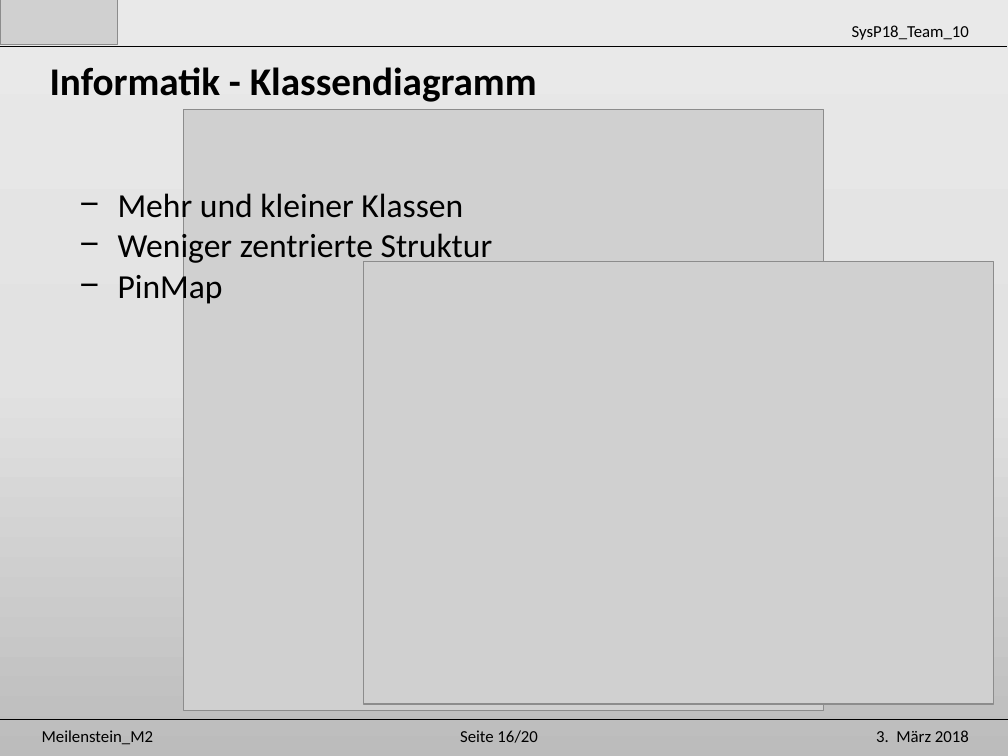
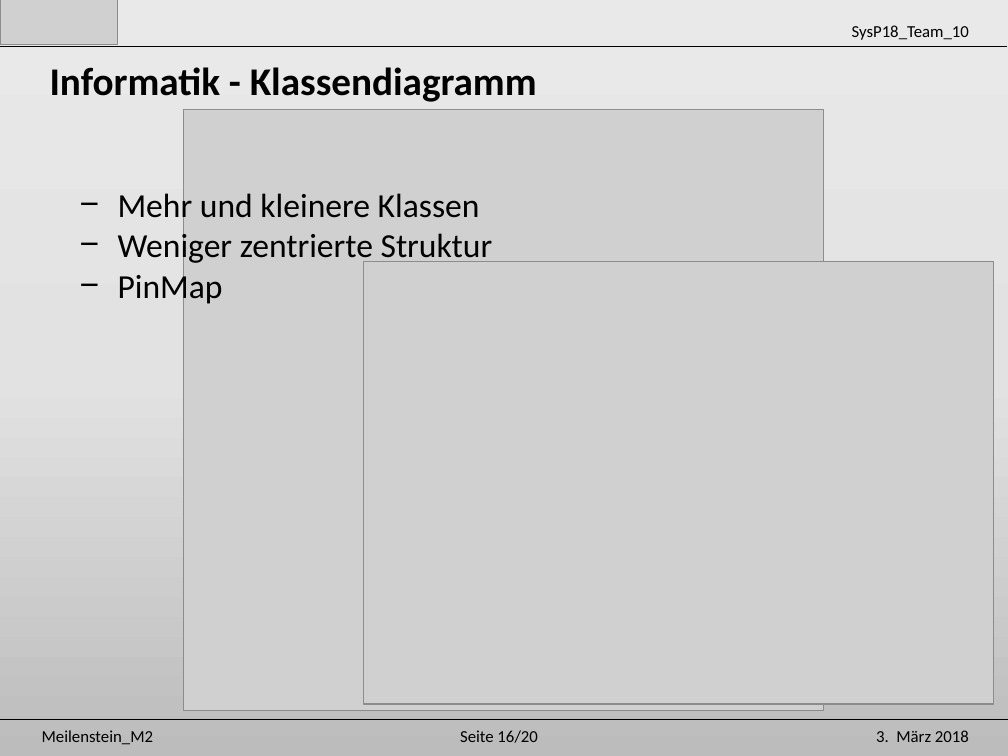
Before and after one commit to Unaqwyn/SysP18_1cv, a slide deck: slide 17 of 01_Organisation/02_Meilensteine/m2/Praesentation_m2.pptx. Drawn at 1008x756 pixels with LibreOffice and Linux fonts; fonts in the diff are those of the drawing; grey boxes stand for pictures. Boxes give left, top, right and bottom in pixels: in the first picture for what was removed or moved away, otherwise in the second. Text is boxed around its words. In the diff, an @@ line names an element or a change of style, - is before the commit and + after.

```diff
--- a/01_Organisation/02_Meilensteine/m2/Praesentation_m2.pptx
+++ b/01_Organisation/02_Meilensteine/m2/Praesentation_m2.pptx
@@ text at (118,190,480,226): text changed @@
-− Mehr und kleiner Klassen
+− Mehr und kleinere Klassen
```
Also in this commit, not shown: 4 other slides changed.
